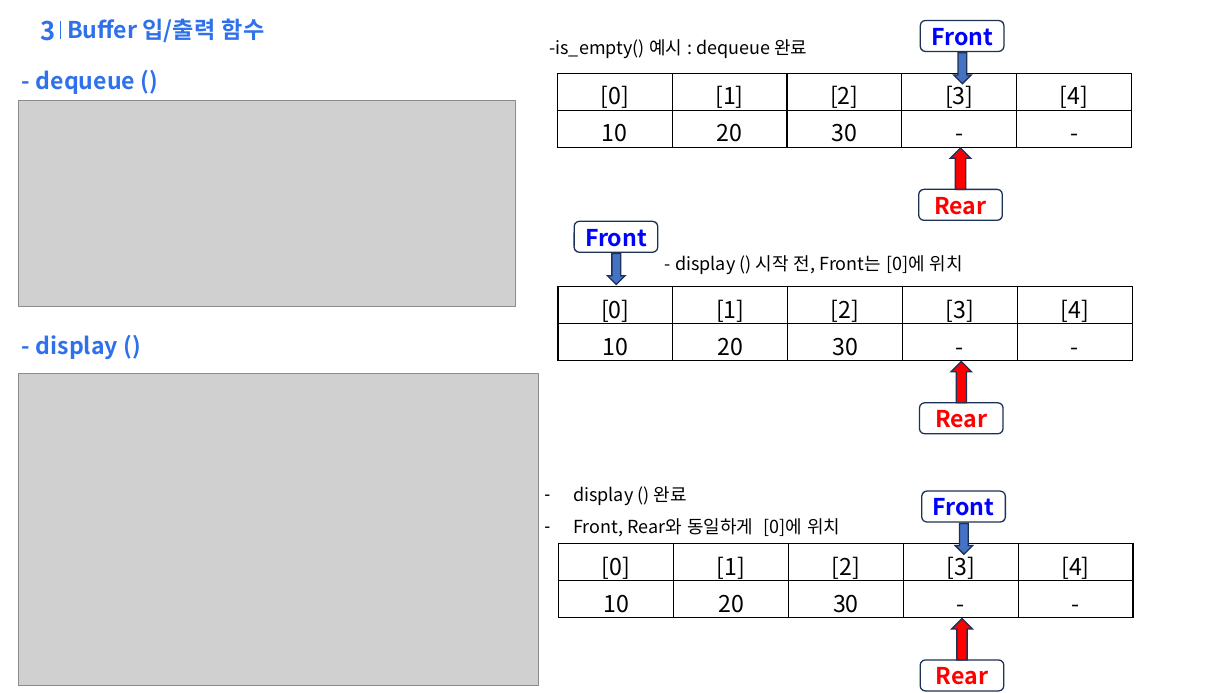
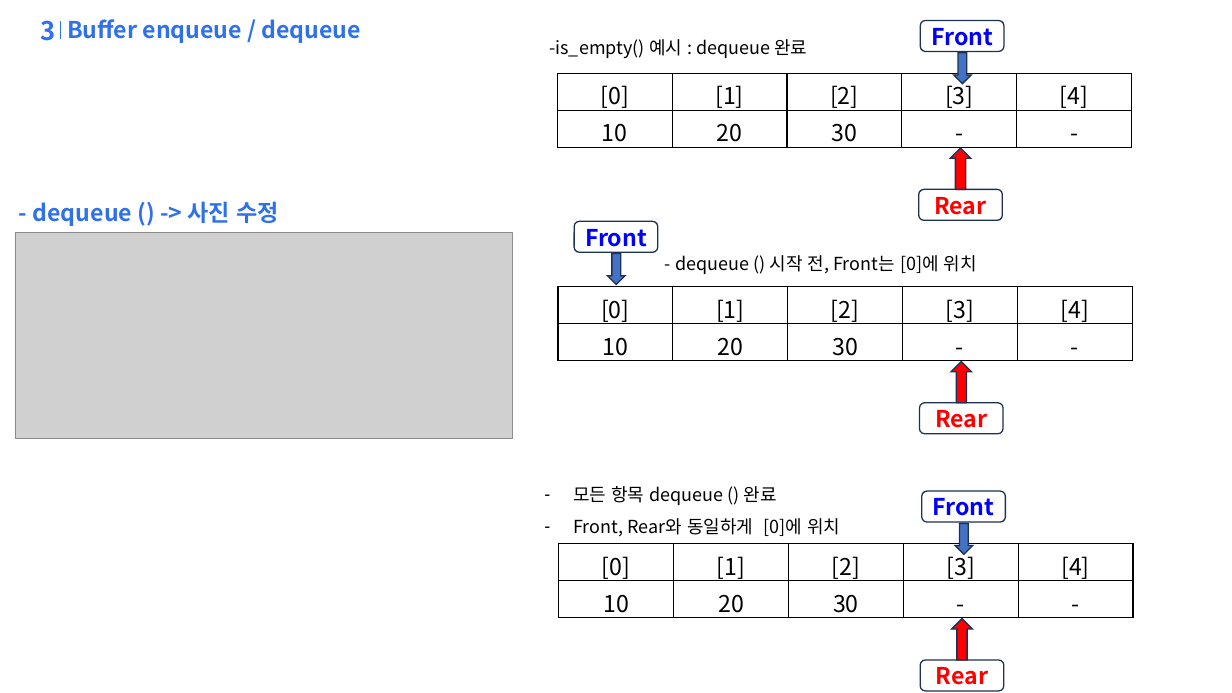
Before and after one commit to qfe051/L412_SelfTest_1_19, a slide deck: slide 5 of 21_c_study/example/ring_buf/ring_buffer.pptx (slide 6 before the commit). Drawn at 1232x693 pixels with LibreOffice and Linux fonts; fonts in the diff are those of the drawing; grey boxes stand for pictures; background and template pictures are left out. Boxes give left, top, right and bottom in pixels: in the first picture for what was removed or moved away, otherwise in the second. Text is boxed around its words. In the diff, an @@ line names an element or a change of style, - is before the commit and + after.

```diff
--- a/21_c_study/example/ring_buf/ring_buffer.pptx
+++ b/21_c_study/example/ring_buf/ring_buffer.pptx
@@ text at box(67, 19, 360, 43): text changed @@
-Buffer 입/출력 함수
+Buffer enqueue / dequeue
@@ text at box(33, 201, 280, 226): text changed @@
-- dequeue ()
+- dequeue () -> 사진 수정
@@ picture: place and size @@
-picture at box(18, 100, 516, 306)
+picture at box(15, 232, 512, 438)
@@ text at box(675, 255, 977, 274): text changed @@
-- display () 시작 전, Front는 [0]에 위치
+- dequeue () 시작 전, Front는 [0]에 위치
@@ text removed at box(36, 335, 118, 359) @@
-- display ()
@@ picture removed at box(18, 373, 539, 686) @@
@@ text at box(573, 486, 777, 505): text changed @@
-– display () 완료
+– 모든 항목 dequeue () 완료
```
Also in this commit, not shown: 6 other slides changed, 3 slides added, 4 other files.
